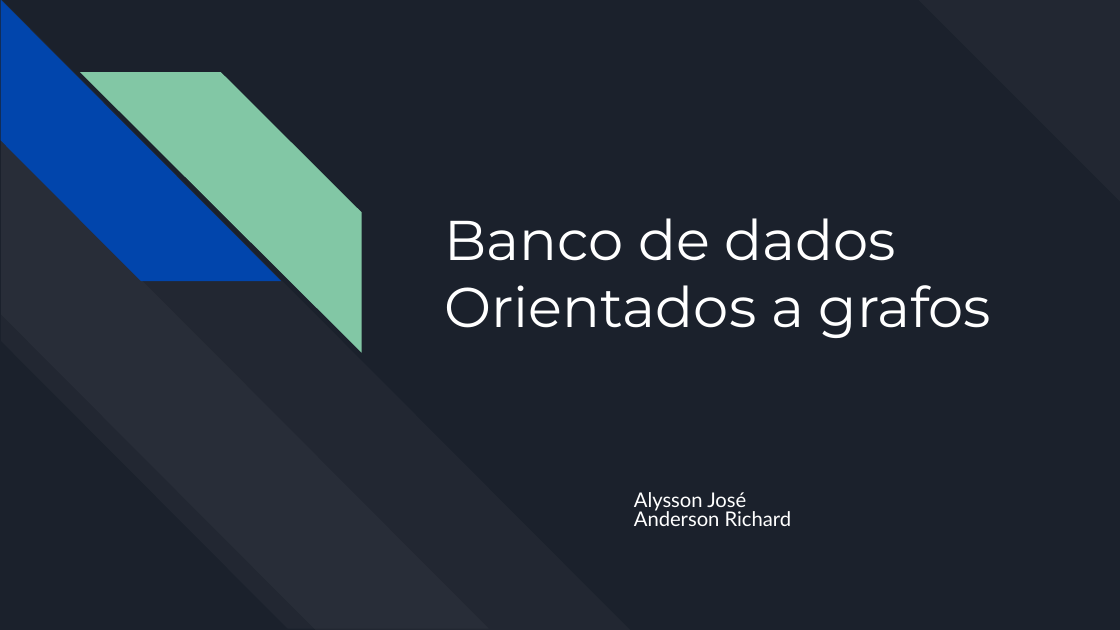
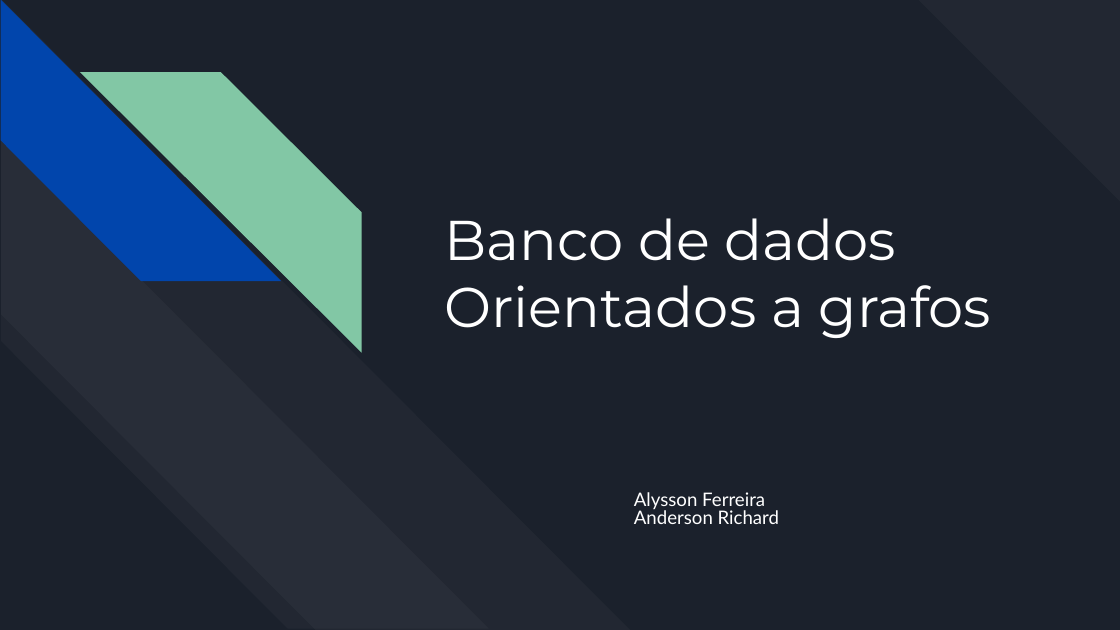
Before and after one commit to AndersonRichard/Faculdade, a slide deck: slide 1 of Terceiro Semestre/Projeto_de_BD_e_Consulta_SQL/Trabalhos/Banco de dados Orientados a grafos.pptx. Drawn at 1120x630 pixels with LibreOffice and Linux fonts; fonts in the diff are those of the drawing. Boxes give left, top, right and bottom in pixels: in the first picture for what was removed or moved away, otherwise in the second. Text is boxed around its words. In the diff, an @@ line names an element or a change of style, - is before the commit and + after.

```diff
--- a/Terceiro Semestre/Projeto_de_BD_e_Consulta_SQL/Trabalhos/Banco de dados Orientados a grafos.pptx
+++ b/Terceiro Semestre/Projeto_de_BD_e_Consulta_SQL/Trabalhos/Banco de dados Orientados a grafos.pptx
@@ subtitle at [634, 492, 765, 509]: text changed; size 13 to 12 pt @@
-Alysson José
+Alysson Ferreira
@@ subtitle at [634, 508, 779, 524]: size 13 to 12 pt in "Anderson Richard" @@
```
Also in this commit, not shown: 5 other slides changed, 1 slide added.
